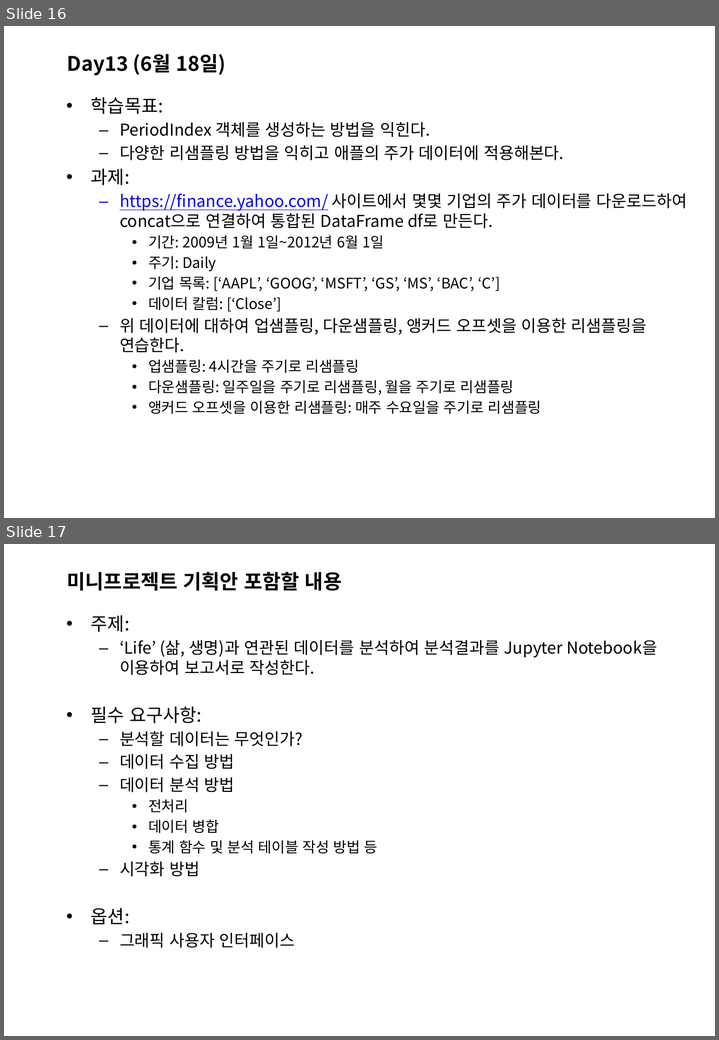
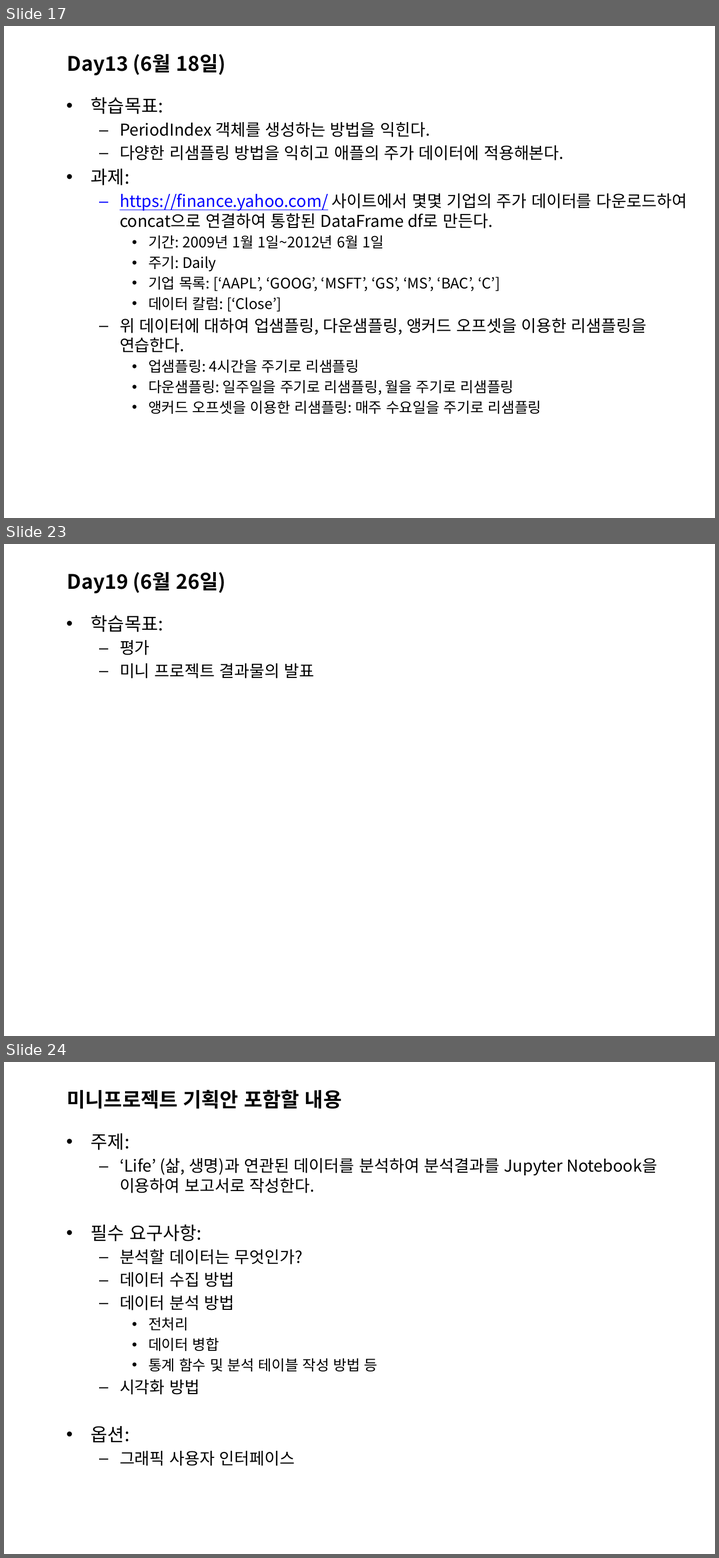
Before and after one commit to sulheebaek/DAPython, a slide deck: 한2018_파이썬을 활용한 데이터 분석_강의개요.pptx. Shown one above the other, each under a label of ours: slides 16 and 17 before the commit, slides 17, 23 and 24 after it; the slides between them are not shown. The pictures are 719x1040 and 719x1558 pixels, drawn with LibreOffice and Linux fonts; fonts in the diff are those of the drawing; background and template pictures are left out. Boxes give left, top, right and bottom in pixels: in the first picture for what was removed or moved away, otherwise in the second. Text is boxed around its words. In the diff, an @@ line names an element or a change of style, - is before the commit and + after.

```diff
--- a/한2018_파이썬을 활용한 데이터 분석_강의개요.pptx
+++ b/한2018_파이썬을 활용한 데이터 분석_강의개요.pptx
@@ slide 23 added at bbox=[4, 544, 715, 1036], background picture (left out) @@
@@ title added at bbox=[67, 572, 226, 594], 22 pt, text #000000, bold @@
+Day19 (6월 26일)
@@ text added at bbox=[91, 615, 314, 678], 18 pt, text #000000 @@
+• 학습목표:
+  – 평가
+  – 미니 프로젝트 결과물의 발표
@@ what was slide 16 is now slide 17 @@
@@ what was slide 17 is now slide 24 @@
```
Also in this commit, not shown: 3 slides changed, 8 other slides added, 1 other file.
